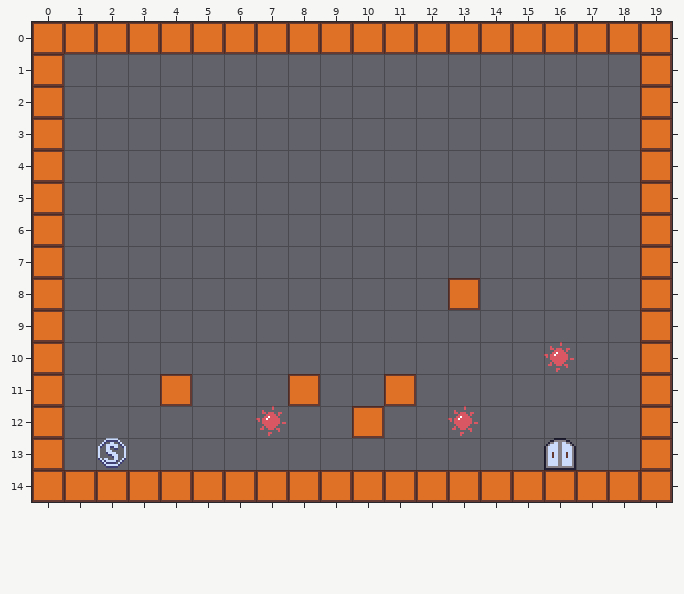
Level history. Tiled map: Whip/assets/data/002.tmx. The picture above is the old version.
Cells are 16x16 px. Shown: x 0..19, y 0..14.
The result:
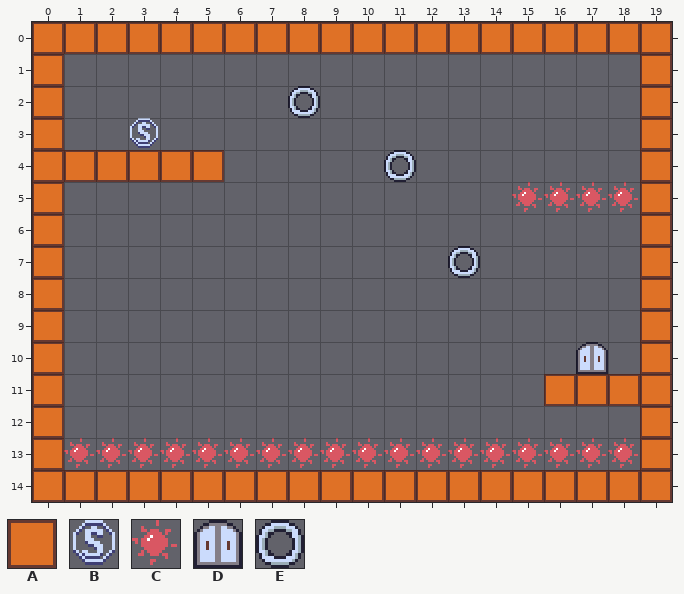
Key: from "tileset": A 0, B 8, C 9, D 11, E 16.
_ is an empty cell.
Diff:
Layer "object":
y 2: x 8 _ -> E
y 3: x 3 _ -> B
y 4: x 1..5 _____ -> AAAAA; x 11 _ -> E
y 5: x 15..18 ____ -> CCCC
y 7: x 13 _ -> E
y 8: x 13 A -> _
y 10: x 16..17 C_ -> _D
y 11: x 4 A -> _; x 8 A -> _; x 11 A -> _; x 16..18 ___ -> AAA
y 12: x 7 C -> _; x 10 A -> _; x 13 C -> _
y 13: x 1..18 _B_____________D__ -> CCCCCCCCCCCCCCCCCC
Where, in picture pixels (left, top, right, bottom), the same in both pictures:
added: (288, 86, 320, 118)
added: (64, 118, 224, 182)
added: (384, 150, 416, 182)
added: (512, 182, 638, 212)
changed: (448, 246, 480, 310)
changed: (64, 342, 640, 470)
